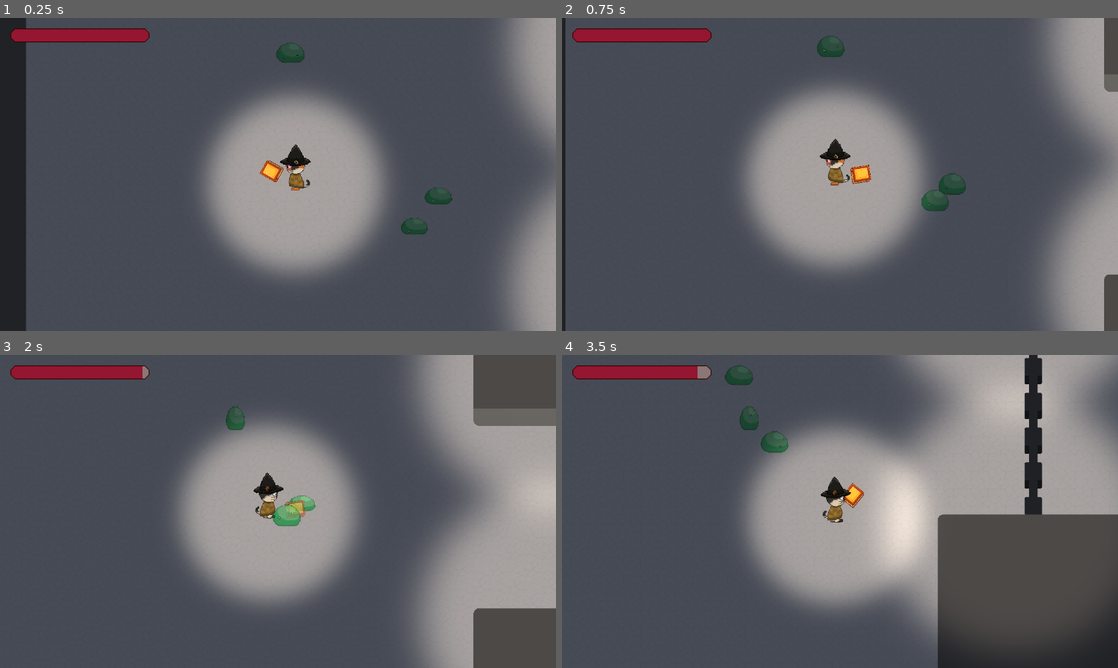
Above: before the commit, frames 1-4 (two rows, left to right).
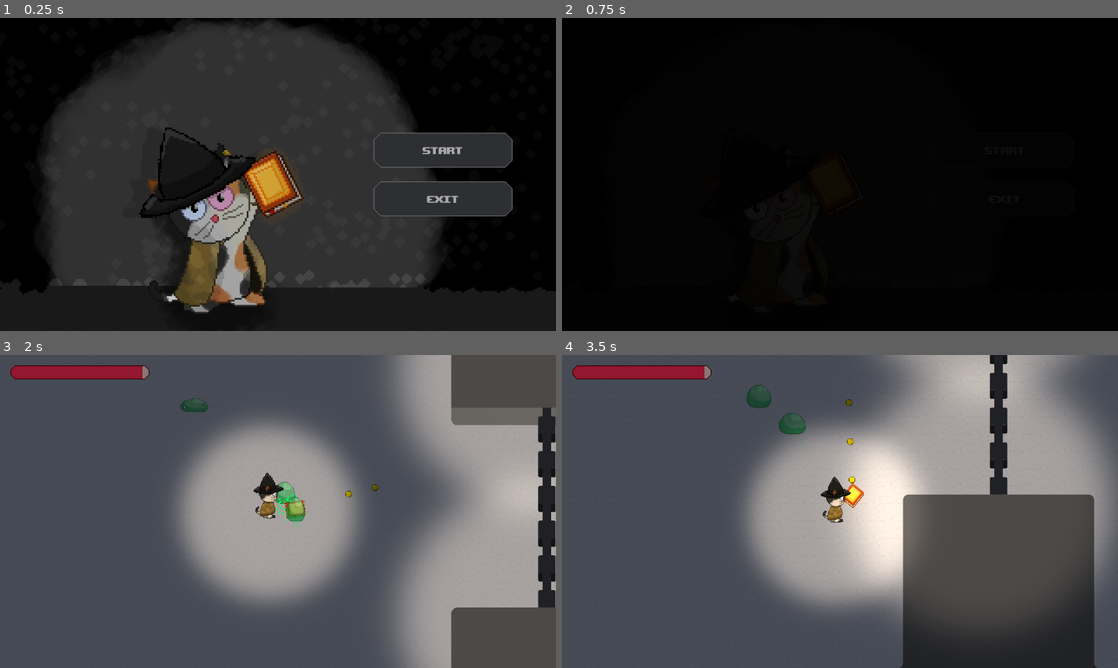
Above: after the commit, the same moments.

Repository: maroisa/paw-print
Game: Godot game, scene res://worlds/main_menu.tscn
The game is run twice, just before and just after one commit, with the same random seed, the same clock (stepped at 60 frames per second) and the same inputs. Before the commit the project starts from res://worlds/world.tscn.
Inputs (mouse positions are in pixels of both pictures, inside the frame that each line leads up to):
- Up to frame 1 (0.25 s): no input
- Up to frame 2 (0.75 s): click (1006, 149) at 0.5 s, where only the run after the commit has a clickable "Start"
- Up to frame 3 (2 s): move the mouse to (400, 495) at 1.27 s; press the mouse at (400, 495) at 1.28 s; hold D (p_right) from 1.28 s (still down)
- Up to frame 4 (3.5 s): move the mouse to (728, 527) at 2.02 s; release D (p_right) at 2.03 s; release the mouse at (728, 527) at 2.03 s; hold S (p_down) 2.03-2.78 s; click (728, 527) at 2.1 s; move the mouse to (895, 442) at 2.77 s; press the mouse at (895, 442) at 2.78 s; hold D (p_right) from 2.78 s (still down)

The runs differ from the first frame. In frame 1, 98% of the frame differs, in the area x 0-100%, y 0-100%; in frame 2, 100%; in frame 3, 12%; in frame 4, 24%.
Error before the commit: Invalid call. Nonexistent function 'init' in base 'Area2D (bullet.gd)'. (res://characters/player/states/normal.gd:43)

Commit message:
Change menu and background music

Diff:
--- a/assets/font/upheaval_small.tres
+++ b/assets/font/upheaval_small.tres
@@ -3,5 +3,5 @@
 [ext_resource path="res://assets/font/upheaval.ttf" type="DynamicFontData" id=1]
 
 [resource]
-size = 64
+size = 32
 font_data = ExtResource( 1 )
--- a/characters/player/player.tscn
+++ b/characters/player/player.tscn
@@ -314,3 +314,7 @@
 [node name="WalkSound" type="AudioStreamPlayer2D" parent="."]
 stream = ExtResource( 9 )
 volume_db = -6.0
+
+[node name="ShootCooldownTimer" type="Timer" parent="."]
+wait_time = 0.2
+one_shot = true
--- a/characters/player/states/normal.gd
+++ b/characters/player/states/normal.gd
@@ -3,7 +3,7 @@
 var vector: Vector2
 var velocity: Vector2
 
-const bullet = preload("res://scenes/bullet.tscn")
+onready var shoot_cooldown = owner.get_node("ShootCooldownTimer")
 
 func enter():
 	var tw: Tween = player.get_node("Tween")
@@ -37,10 +37,6 @@
 	player.move_and_slide(velocity * player.speed * 10)
 
 func shoot_controller():
-	var bullet_ins = bullet.instance()
-	if Input.is_action_just_pressed("p_action"):
-		bullet_ins = bullet.instance()
-		player.get_parent().add_child(bullet_ins.init(
-			player.get_node("Pivot").global_position,
-			player.center_offset.normalized()
-		))
+	if Input.is_action_pressed("p_action") && shoot_cooldown.is_stopped():
+		shoot_cooldown.start()
+		player.get_parent().bullet_pool.spawn(player.get_node("Pivot").global_position, player.center_offset.normalized())
--- a/project.godot
+++ b/project.godot
@@ -38,8 +38,10 @@
 
 [application]
 
-config/name="Paw's Potion"
-run/main_scene="res://worlds/world.tscn"
+config/name="Paw's Prints"
+config/description="Story about a cat exploring a dungeon
+"
+run/main_scene="res://worlds/main_menu.tscn"
 boot_splash/show_image=false
 config/icon="res://icon.png"
 config/windows_native_icon="res://icon.ico"
@@ -54,7 +56,6 @@
 
 window/size/width=1280
 window/size/height=720
-window/size/fullscreen=true
 window/stretch/mode="viewport"
 window/stretch/aspect="keep"
 
--- a/scenes/bullet.tscn
+++ b/scenes/bullet.tscn
@@ -51,3 +51,4 @@
 
 [node name="HitSound" type="AudioStreamPlayer2D" parent="."]
 stream = ExtResource( 3 )
+volume_db = -6.0
--- a/worlds/main_menu.gd
+++ b/worlds/main_menu.gd
@@ -3,8 +3,8 @@
 const world = preload("res://worlds/world.tscn")
 
 func _ready():
-	$M/NPR/C/VB/ExitButton.connect("pressed", self, "on_exit")
-	$M/NPR/C/VB/PlayButton.connect("pressed", self, "on_play")
+	$M/VB/StartButton.connect("pressed", self, "on_play")
+	$M/VB/ExitButton.connect("pressed", self, "on_exit")
 
 func on_exit():
 	get_tree().quit()
--- a/worlds/main_menu.tscn
+++ b/worlds/main_menu.tscn
@@ -1,28 +1,29 @@
-[gd_scene load_steps=7 format=2]
+[gd_scene load_steps=6 format=2]
 
-[ext_resource path="res://assets/wood_npr.png" type="Texture" id=1]
-[ext_resource path="res://assets/background.png" type="Texture" id=2]
+[ext_resource path="res://assets/Menu2.png" type="Texture" id=2]
 [ext_resource path="res://assets/font/upheaval_small.tres" type="DynamicFont" id=3]
 [ext_resource path="res://worlds/main_menu.gd" type="Script" id=4]
 
-[sub_resource type="StyleBoxFlat" id=2]
-content_margin_left = 32.0
-content_margin_right = 32.0
-content_margin_top = 8.0
-content_margin_bottom = 8.0
-bg_color = Color( 0, 0, 0, 0.0980392 )
+[sub_resource type="StyleBoxFlat" id=1]
+bg_color = Color( 0.184314, 0.188235, 0.203922, 1 )
+border_width_left = 2
+border_width_top = 2
+border_width_right = 2
+border_width_bottom = 2
+border_color = Color( 0.4, 0.4, 0.4, 1 )
 corner_radius_top_left = 16
 corner_radius_top_right = 16
 corner_radius_bottom_right = 16
 corner_radius_bottom_left = 16
 corner_detail = 1
 
-[sub_resource type="StyleBoxFlat" id=3]
-content_margin_left = 32.0
-content_margin_right = 32.0
-content_margin_top = 8.0
-content_margin_bottom = 8.0
-bg_color = Color( 0, 0, 0, 0 )
+[sub_resource type="StyleBoxFlat" id=2]
+bg_color = Color( 0.141176, 0.141176, 0.141176, 1 )
+border_width_left = 2
+border_width_top = 2
+border_width_right = 2
+border_width_bottom = 2
+border_color = Color( 1, 1, 1, 1 )
 corner_radius_top_left = 16
 corner_radius_top_right = 16
 corner_radius_bottom_right = 16
@@ -32,64 +33,54 @@
 [node name="MainMenu" type="CanvasLayer"]
 script = ExtResource( 4 )
 
-[node name="TextureRect" type="TextureRect" parent="."]
-margin_right = 1280.0
-margin_bottom = 720.0
+[node name="BG" type="TextureRect" parent="."]
+anchor_right = 1.0
+anchor_bottom = 1.0
 texture = ExtResource( 2 )
+stretch_mode = 6
 
 [node name="M" type="MarginContainer" parent="."]
 anchor_right = 1.0
 anchor_bottom = 1.0
-custom_constants/margin_right = 200
+custom_constants/margin_right = 100
 custom_constants/margin_top = 100
-custom_constants/margin_left = 200
+custom_constants/margin_left = 100
 custom_constants/margin_bottom = 100
 
-[node name="NPR" type="NinePatchRect" parent="M"]
-margin_left = 200.0
-margin_top = 100.0
-margin_right = 1080.0
-margin_bottom = 620.0
-texture = ExtResource( 1 )
-patch_margin_left = 32
-patch_margin_top = 32
-patch_margin_right = 32
-patch_margin_bottom = 32
-
-[node name="C" type="CenterContainer" parent="M/NPR"]
-anchor_right = 1.0
-anchor_bottom = 1.0
-
-[node name="VB" type="VBoxContainer" parent="M/NPR/C"]
-margin_left = 330.0
-margin_top = 170.0
-margin_right = 550.0
-margin_bottom = 350.0
+[node name="VB" type="VBoxContainer" parent="M"]
+margin_left = 860.0
+margin_top = 264.0
+margin_right = 1180.0
+margin_bottom = 456.0
+size_flags_horizontal = 8
+size_flags_vertical = 4
 custom_constants/separation = 32
 
-[node name="PlayButton" type="Button" parent="M/NPR/C/VB"]
-margin_right = 220.0
-margin_bottom = 74.0
+[node name="StartButton" type="Button" parent="M/VB"]
+margin_right = 320.0
+margin_bottom = 80.0
+rect_min_size = Vector2( 320, 80 )
 focus_mode = 0
-custom_colors/font_color = Color( 0.278431, 0.12549, 0.0588235, 1 )
-custom_colors/font_color_hover = Color( 0.278431, 0.12549, 0.0588235, 1 )
+custom_colors/font_color = Color( 0.662745, 0.662745, 0.662745, 1 )
+custom_colors/font_color_hover = Color( 0.662745, 0.662745, 0.662745, 1 )
 custom_colors/font_color_pressed = Color( 1, 1, 1, 1 )
 custom_fonts/font = ExtResource( 3 )
-custom_styles/hover = SubResource( 2 )
+custom_styles/hover = SubResource( 1 )
 custom_styles/pressed = SubResource( 2 )
-custom_styles/normal = SubResource( 3 )
-text = "Play"
+custom_styles/normal = SubResource( 1 )
+text = "Start"
 
-[node name="ExitButton" type="Button" parent="M/NPR/C/VB"]
-margin_top = 106.0
-margin_right = 220.0
-margin_bottom = 180.0
+[node name="ExitButton" type="Button" parent="M/VB"]
+margin_top = 112.0
+margin_right = 320.0
+margin_bottom = 192.0
+rect_min_size = Vector2( 320, 80 )
 focus_mode = 0
-custom_colors/font_color = Color( 0.278431, 0.12549, 0.0588235, 1 )
-custom_colors/font_color_hover = Color( 0.278431, 0.12549, 0.0588235, 1 )
+custom_colors/font_color = Color( 0.662745, 0.662745, 0.662745, 1 )
+custom_colors/font_color_hover = Color( 0.662745, 0.662745, 0.662745, 1 )
 custom_colors/font_color_pressed = Color( 1, 1, 1, 1 )
 custom_fonts/font = ExtResource( 3 )
-custom_styles/hover = SubResource( 2 )
+custom_styles/hover = SubResource( 1 )
 custom_styles/pressed = SubResource( 2 )
-custom_styles/normal = SubResource( 3 )
+custom_styles/normal = SubResource( 1 )
 text = "Exit"
--- a/worlds/room_enemies_controller.gd
+++ b/worlds/room_enemies_controller.gd
@@ -1,6 +1,8 @@
 extends YSort
 
 var number = preload("res://scenes/number.tscn")
+
+
 
 var slime = preload("res://characters/slime/slime.tscn")
 var skeleton = preload("res://characters/skeleton/skeleton.tscn")
--- a/worlds/world.gd
+++ b/worlds/world.gd
@@ -1,13 +1,14 @@
 extends Node2D
 
 const soal = [
-		["+1", "-2", "+3", ">=4"],
-		["+9", "+6", "-3", "-4", "=12"],
-		["+2", "+3", "x3", "-2", "=15"],
-		["+7", "-3", "x2", "+3", "=8"],
-		["+20", "/2", "+6", "/4", "=16"]
-	]
+	["+1", "-2", "+3", ">=4"],
+	["+9", "+6", "-3", "-4", "=12"],
+	["+2", "+3", "x3", "-2", "=15"],
+	["+7", "-3", "x2", "+3", "=8"],
+	["+20", "/2", "+6", "/4", "=16"]
+]
 
+onready var bullet_pool = $BulletPool
 
 func _ready():
 	HUD.init()
--- a/worlds/world.tscn
+++ b/worlds/world.tscn
@@ -1,13 +1,18 @@
-[gd_scene load_steps=6 format=2]
+[gd_scene load_steps=8 format=2]
 
 [ext_resource path="res://characters/player/player.tscn" type="PackedScene" id=1]
 [ext_resource path="res://worlds/room_controller.gd" type="Script" id=2]
 [ext_resource path="res://assets/room0/room0_tilemap.tres" type="TileSet" id=3]
+[ext_resource path="res://scenes/bullet_pool.gd" type="Script" id=4]
 [ext_resource path="res://worlds/world.gd" type="Script" id=5]
 [ext_resource path="res://assets/light.png" type="Texture" id=6]
+[ext_resource path="res://assets/sounds/Magical Harp and Winds Theme _The Spirit of the Forest_ Royalty Free Music for the Ancient One.mp3" type="AudioStream" id=7]
 
 [node name="World" type="YSort"]
 script = ExtResource( 5 )
+
+[node name="BulletPool" type="Node" parent="."]
+script = ExtResource( 4 )
 
 [node name="Player" parent="." instance=ExtResource( 1 )]
 
@@ -30,3 +35,7 @@
 cell_size = Vector2( 128, 128 )
 format = 1
 tile_data = PoolIntArray( -65539, 0, 8, -65538, 0, 10, -65537, 0, 10, -131072, 0, 10, -131071, 0, 10, -131070, 0, 10, - …(373 unchanged characters)…
+
+[node name="Backsound" type="AudioStreamPlayer" parent="."]
+stream = ExtResource( 7 )
+autoplay = true
Binary file added: assets/End.png
Binary file added: assets/Menu.png
Binary file added: assets/Menu2.png
Binary file added: assets/Pause menu.png
Binary file added: assets/room0/room0_normal.png
Binary file changed: icon.png
Not shown, added: assets/sounds/Magical Harp and Winds Theme _The Spirit of the Forest_ Royalty Free Music for the Ancient One.mp3
